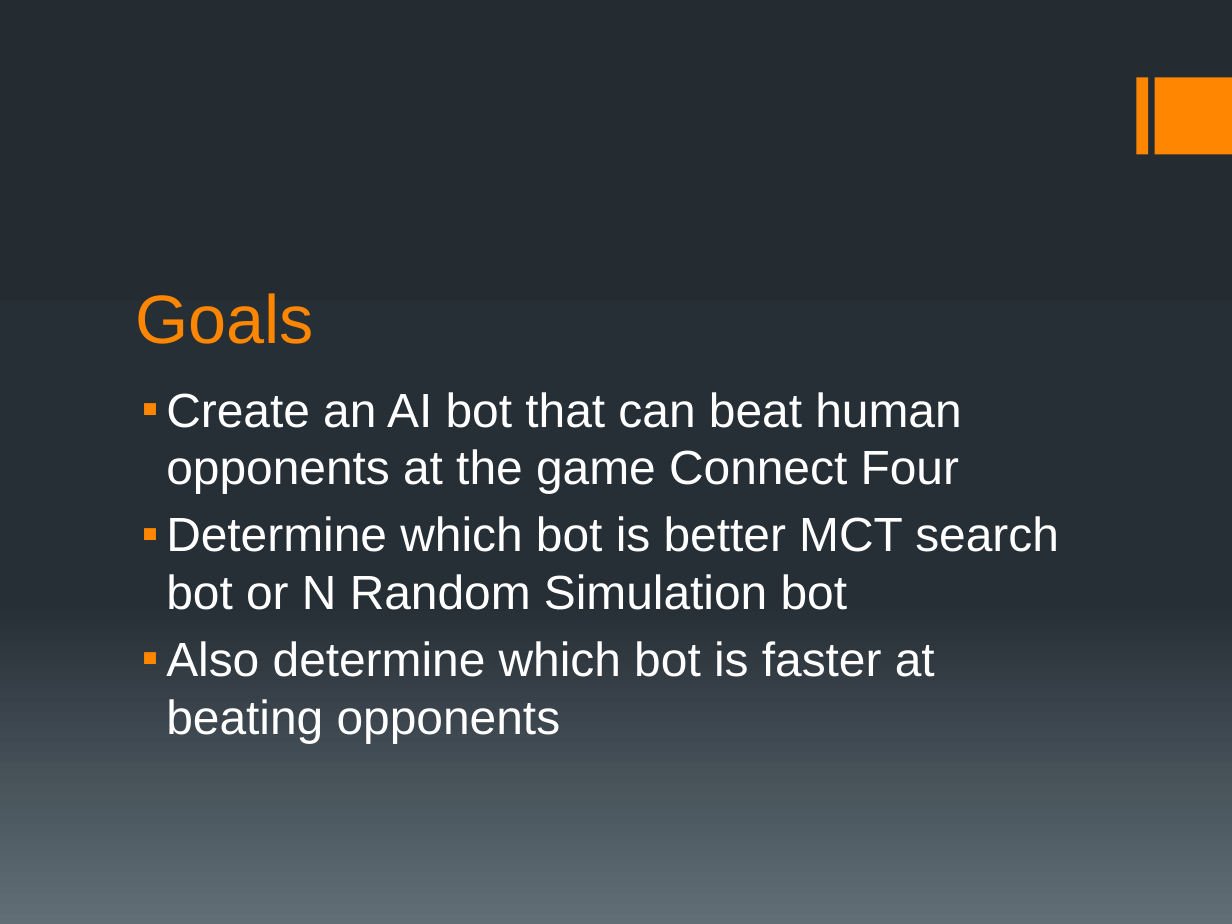
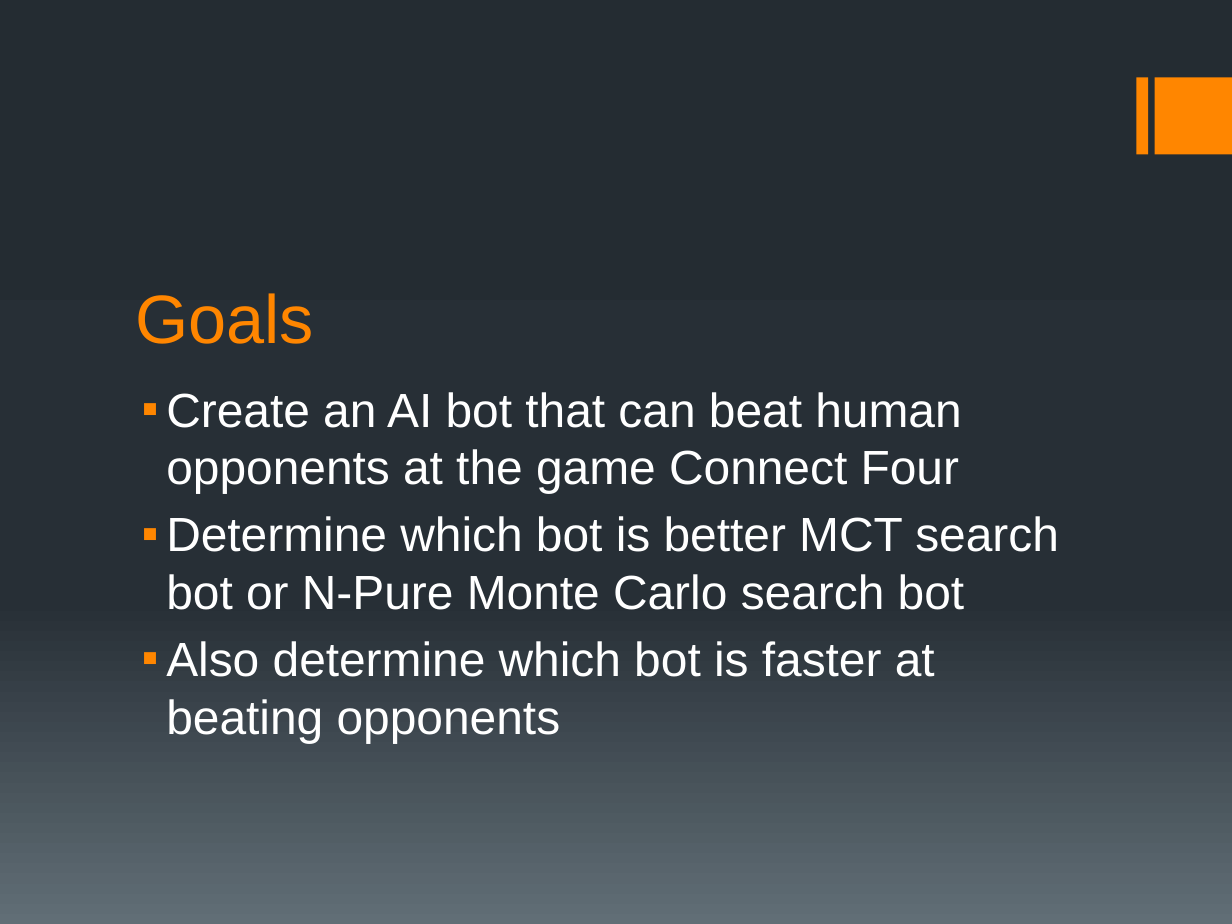
Before and after one commit to lsd53/AI_Practicum, a slide deck: slide 3 of project_ppt_lsd53_jdr289.pptx. Drawn at 1232x924 pixels with LibreOffice and Linux fonts; fonts in the diff are those of the drawing. Boxes give left, top, right and bottom in pixels: in the first picture for what was removed or moved away, otherwise in the second. Text is boxed around its words. In the diff, an @@ line names an element or a change of style, - is before the commit and + after.

Commit message:
added to ppt

```diff
--- a/project_ppt_lsd53_jdr289.pptx
+++ b/project_ppt_lsd53_jdr289.pptx
@@ text at bbox=[166, 516, 1059, 610]: text changed @@
-▪ Determine which bot is better MCT search bot or N Random Simulation bot
+▪ Determine which bot is better MCT search bot or N-Pure Monte Carlo search bot
```
Also in this commit, not shown: 6 other slides changed.
